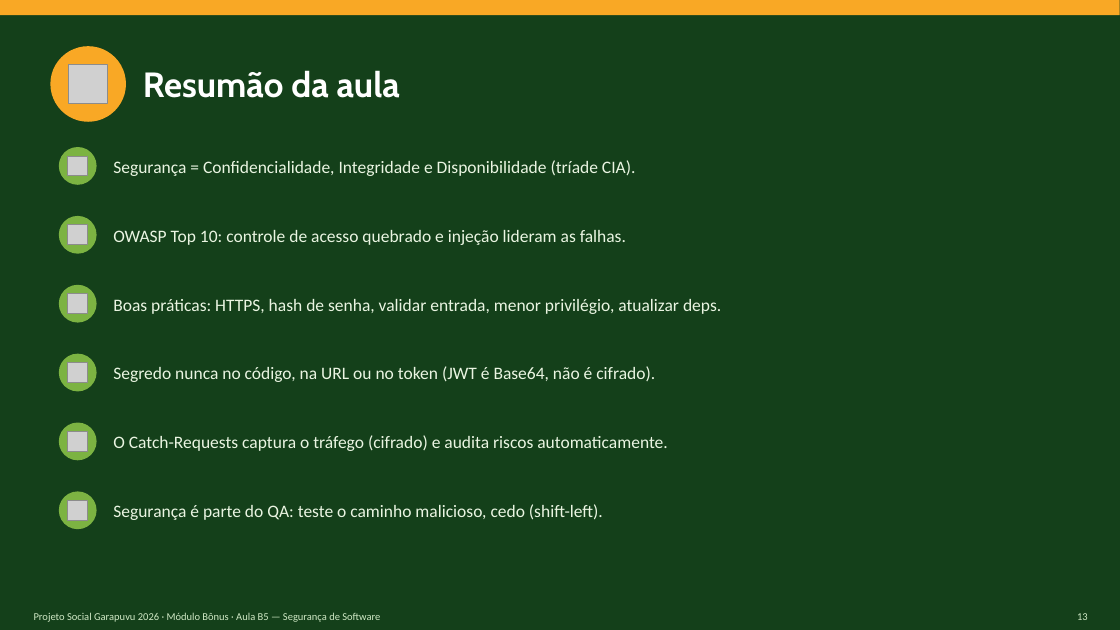
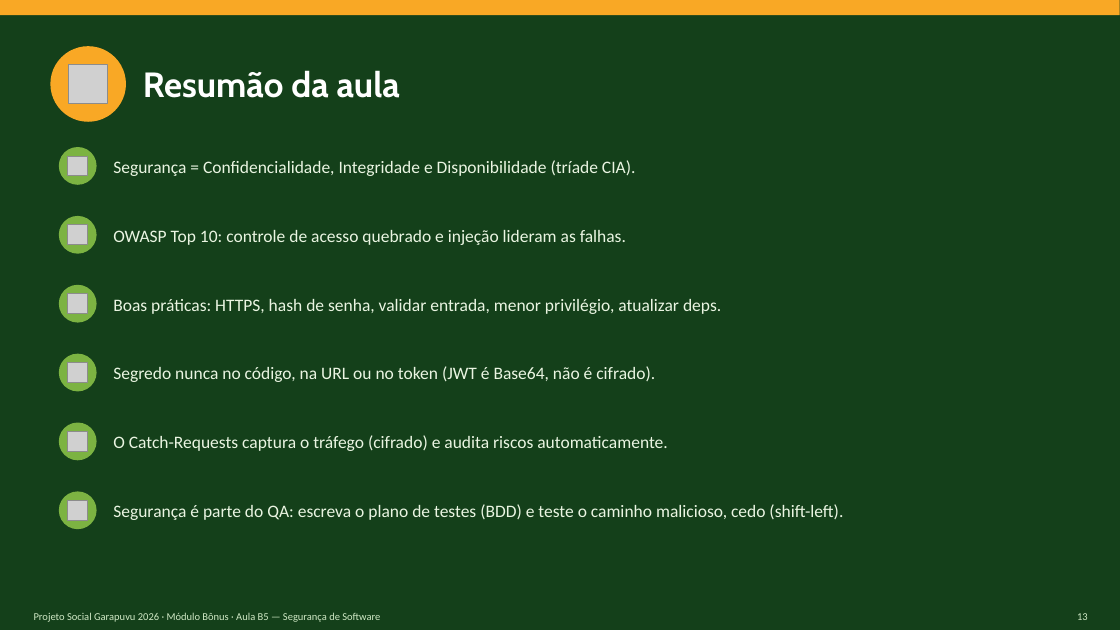
Before and after one commit to douglasqueirozclinicorp/garapuvu-catch-request, a slide deck: slide 15 of docs/AulaB5_Seguranca_de_Software.pptx. Drawn at 1120x630 pixels with LibreOffice and Linux fonts; fonts in the diff are those of the drawing; grey boxes stand for pictures. Boxes give left, top, right and bottom in pixels: in the first picture for what was removed or moved away, otherwise in the second. Text is boxed around its words. In the diff, an @@ line names an element or a change of style, - is before the commit and + after.

```diff
--- a/docs/AulaB5_Seguranca_de_Software.pptx
+++ b/docs/AulaB5_Seguranca_de_Software.pptx
@@ text at [113,504,843,520]: text changed @@
-Segurança é parte do QA: teste o caminho malicioso, cedo (shift-left).
+Segurança é parte do QA: escreva o plano de testes (BDD) e teste o caminho malicioso, cedo (shift-left).
```
Also in this commit, not shown: 1 other slide changed, 4 other files.
